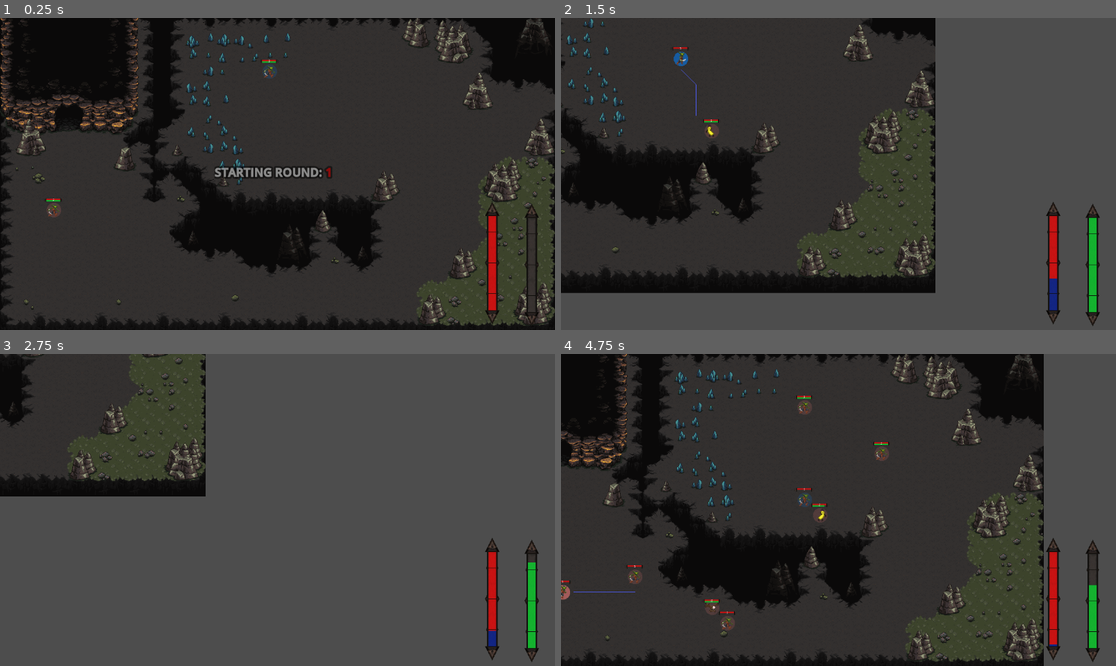
Above: before the commit, frames 1-4 (two rows, left to right).
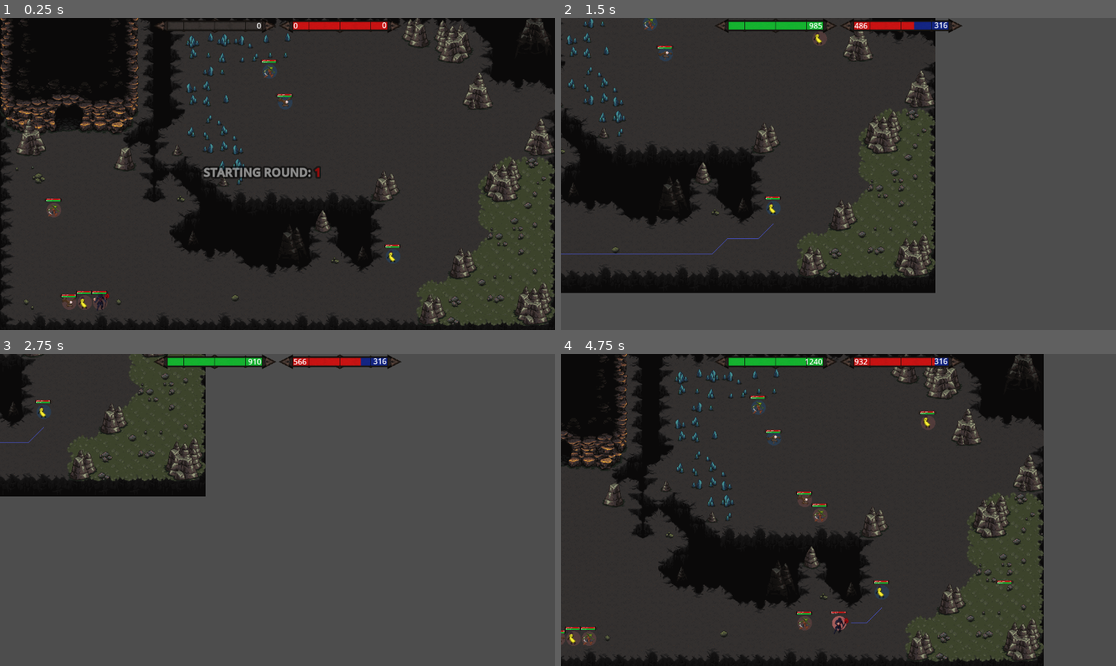
Above: after the commit, the same moments.

Repository: SeeNoirSeeNo/SeeNoHope-The-Final-Bastion
Game: Godot game, scene res://MainScenes/Battle.tscn
Two runs of this game, one before a commit and one after it. Both use one fixed random seed, a clock stepped at 60 frames per second and the inputs below.
Inputs (mouse positions are in pixels of both pictures, inside the frame that each line leads up to):
- Up to frame 1 (0.25 s): no input
- Up to frame 2 (1.5 s): move the mouse to (960, 158) at 0.52 s; hold D (Right) 0.53-1.28 s; hold U (unit) 0.53-1.28 s; click (960, 158) at 0.67 s; move the mouse to (727, 189) at 1.27 s; hold S (Down) from 1.28 s (still down); click (727, 189) at 1.35 s
- Up to frame 3 (2.75 s): tap U (unit) at 1.55 s; move the mouse to (333, 441) at 2.02 s; release S (Down) at 2.03 s; hold D (Right) from 2.03 s (still down); hold U (unit) from 2.03 s (still down)
- Up to frame 4 (4.75 s): move the mouse to (810, 572) at 2.77 s; release D (Right) at 2.78 s; release U (unit) at 2.78 s; hold W (Up) 2.78-3.53 s; tap U (unit) at 2.85, 4.35 s; click (810, 572) at 2.92 s; move the mouse to (1005, 556) at 3.52 s; hold U (unit) 3.53-4.28 s; hold A (Left) from 3.53 s (still down); click (1005, 556) at 3.6 s; move the mouse to (672, 463) at 4.27 s

The runs differ from the first frame. In frame 1, 2.9% of the frame differs, in the area x 8-98%, y 0-99%; in frame 2, 3.3%; in frame 3, 3.0%; in frame 4, 4.3%, in the area x 0-98%, y 0-99%.

Commit message:
fixed timelines

Diff:
--- a/Graphics & UI/Battle_UI/TimeLineBar.gd
+++ b/Graphics & UI/Battle_UI/TimeLineBar.gd
@@ -1,4 +1,5 @@
 extends TextureProgressBar
+@onready var value_label = $ValueLabel
 
 
 func _on_timeline_updated(timeline):
@@ -11,3 +12,4 @@
 	for unit in timeline:
 		combined_tu += unit.current_timeunits
 	value = combined_tu
+	value_label.text = str(combined_tu)
--- a/Graphics & UI/Battle_UI/battle_ui.gd
+++ b/Graphics & UI/Battle_UI/battle_ui.gd
@@ -1,3 +1,4 @@
+
 
 
 extends CanvasLayer
--- a/Graphics & UI/Battle_UI/battle_ui.tscn
+++ b/Graphics & UI/Battle_UI/battle_ui.tscn
@@ -12,21 +12,34 @@
 
 [node name="Control" type="Control" parent="."]
 layout_mode = 3
-anchors_preset = 0
-offset_right = 1152.0
-offset_bottom = 648.0
+anchors_preset = 15
+anchor_right = 1.0
+anchor_bottom = 1.0
+grow_horizontal = 2
+grow_vertical = 2
+
+[node name="HBoxContainer" type="HBoxContainer" parent="Control"]
+layout_mode = 1
+anchors_preset = 15
+anchor_right = 1.0
+anchor_bottom = 1.0
+grow_horizontal = 2
+grow_vertical = 2
+
+[node name="TimeLineBar" parent="Control/HBoxContainer" instance=ExtResource("4_bpllq")]
+layout_mode = 2
+size_flags_horizontal = 10
+
+[node name="PredictionBar" parent="Control/HBoxContainer" instance=ExtResource("5_5aiwx")]
+layout_mode = 2
+size_flags_horizontal = 2
 
 [node name="NextRound" parent="Control" instance=ExtResource("1_dm4j5")]
-layout_mode = 1
-anchors_preset = 8
-anchor_left = 0.5
-anchor_top = 0.5
-anchor_right = 0.5
-anchor_bottom = 0.5
-offset_left = -131.5
-offset_top = -20.0
-offset_right = 131.5
-offset_bottom = 20.0
+layout_mode = 2
+offset_left = 444.5
+offset_top = 304.0
+offset_right = 643.5
+offset_bottom = 952.0
 grow_horizontal = 2
 grow_vertical = 2
 theme_override_colors/font_outline_color = Color(0, 0, 0, 1)
@@ -37,18 +50,5 @@
 theme_override_font_sizes/bold_italics_font_size = 24
 theme_override_font_sizes/mono_font_size = 24
 bbcode_enabled = true
-text = "asdpj sadj poasd koasdkpo asdpo "
+text = "NEXT ROUND: XX"
 autowrap_mode = 0
-
-[node name="TimeLineBar" parent="Control" instance=ExtResource("4_bpllq")]
-layout_mode = 0
-offset_left = 1120.0
-offset_top = 385.0
-offset_right = 1376.0
-offset_bottom = 417.0
-
-[node name="PredictionBar" parent="Control" instance=ExtResource("5_5aiwx")]
-offset_left = 1038.0
-offset_top = 381.0
-offset_right = 1294.0
-offset_bottom = 413.0
--- a/Graphics & UI/Healthbar/PredictionBar.gd
+++ b/Graphics & UI/Healthbar/PredictionBar.gd
@@ -1,4 +1,6 @@
 extends TextureProgressBar
+@onready var player_hp = $PlayerHP
+@onready var enemy_hp = $EnemyHP
 
 func _on_timeline_updated(timeline):
 	var combined_max_hp : int = 0
@@ -7,7 +9,13 @@
 	max_value = combined_max_hp
 
 	var combined_player_hp : int = 0
+	var combined_enemy_hp : int = 0
 	for unit in timeline:
 		if unit.group == "Player":
 			combined_player_hp += unit.current_health_points
+		elif unit.group == "Enemy":
+			combined_enemy_hp += unit.current_health_points
+
 	value = combined_player_hp
+	player_hp.text = str(combined_player_hp)
+	enemy_hp.text = str(combined_enemy_hp)
--- a/Graphics & UI/Healthbar/PredictionBar.tscn
+++ b/Graphics & UI/Healthbar/PredictionBar.tscn
@@ -10,20 +10,29 @@
 offset_left = 32.0
 offset_right = 288.0
 offset_bottom = 32.0
-rotation = 1.5708
 value = 66.0
 fill_mode = 1
 texture_under = ExtResource("1_n2oss")
 texture_over = ExtResource("2_p5hl8")
 texture_progress = ExtResource("3_lhhp8")
 script = ExtResource("4_8ye5v")
+metadata/_edit_use_anchors_ = true
 
-[node name="ValueLabel" type="Label" parent="."]
-visible = false
+[node name="PlayerHP" type="Label" parent="."]
 layout_mode = 0
-offset_left = 98.0
-offset_right = 159.999
-offset_bottom = 26.0
+offset_left = 164.0
+offset_top = 0.519531
+offset_right = 225.999
+offset_bottom = 26.5195
 text = "200"
-horizontal_alignment = 1
+horizontal_alignment = 2
 vertical_alignment = 2
+
+[node name="EnemyHP" type="Label" parent="."]
+layout_mode = 0
+offset_left = 31.0
+offset_top = 0.519993
+offset_right = 92.999
+offset_bottom = 26.52
+text = "200"
+vertical_alignment = 2
--- a/Graphics & UI/Healthbar/Timelinebar.tscn
+++ b/Graphics & UI/Healthbar/Timelinebar.tscn
@@ -10,7 +10,6 @@
 offset_left = 32.0
 offset_right = 288.0
 offset_bottom = 32.0
-rotation = 1.5708
 value = 66.0
 fill_mode = 1
 texture_under = ExtResource("1_rbv2u")
@@ -18,12 +17,20 @@
 texture_progress = ExtResource("3_w8gnu")
 script = ExtResource("4_tqhbh")
 
+[node name="TextLabel" type="Label" parent="."]
+layout_mode = 0
+offset_left = 31.405
+offset_top = -2.545
+offset_right = 151.405
+offset_bottom = 23.455
+theme_override_font_sizes/font_size = 10
+vertical_alignment = 2
+
 [node name="ValueLabel" type="Label" parent="."]
-visible = false
-layout_mode = 0
-offset_left = 98.0
-offset_right = 159.999
-offset_bottom = 26.0
+offset_left = 164.0
+offset_top = 0.52
+offset_right = 225.999
+offset_bottom = 26.52
 text = "200"
-horizontal_alignment = 1
+horizontal_alignment = 2
 vertical_alignment = 2
--- a/Graphics & UI/Healthbar/TimeunitsBar.tscn
+++ b/Graphics & UI/Healthbar/TimeunitsBar.tscn
@@ -18,11 +18,22 @@
 texture_progress = ExtResource("3_07hqk")
 script = ExtResource("4_aauhg")
 
+[node name="TextLabel" type="Label" parent="."]
+layout_mode = 0
+offset_left = 31.4647
+offset_top = 2.12995
+offset_right = 151.465
+offset_bottom = 28.13
+text = "Timeunits"
+vertical_alignment = 1
+
 [node name="ValueLabel" type="Label" parent="."]
 layout_mode = 0
-offset_left = 98.0
-offset_right = 159.999
-offset_bottom = 26.0
+offset_left = 164.019
+offset_top = 2.08995
+offset_right = 226.019
+offset_bottom = 28.0899
+theme_override_font_sizes/font_size = 18
 text = "200"
-horizontal_alignment = 1
+horizontal_alignment = 2
 vertical_alignment = 2
--- a/Graphics & UI/Healthbar/healthbar.gd
+++ b/Graphics & UI/Healthbar/healthbar.gd
@@ -7,8 +7,8 @@
 	value_label.text = str(target_unit.current_health_points)
 	value = target_unit.current_health_points * 100 / target_unit.health_points
 
-func create_floating_label(value, color: Color, velocity: Vector2, duration: float):
+func create_floating_label(text_value, color: Color, velocity: Vector2, duration: float):
 	var label_instance = floating_label_scene.instantiate()
 	add_child(label_instance)
 	label_instance.global_position = self.global_position
-	label_instance.start_floating_label(value, color, velocity, duration)
+	label_instance.start_floating_label(text_value, color, velocity, duration)
--- a/Graphics & UI/Healthbar/healthbar.tscn
+++ b/Graphics & UI/Healthbar/healthbar.tscn
@@ -18,11 +18,21 @@
 texture_progress = ExtResource("3_yvq6c")
 script = ExtResource("4_mxboh")
 
+[node name="TextLabel" type="Label" parent="."]
+layout_mode = 0
+offset_left = 31.4647
+offset_top = 2.12995
+offset_right = 151.465
+offset_bottom = 28.13
+text = "Healthpoints"
+vertical_alignment = 1
+
 [node name="ValueLabel" type="Label" parent="."]
 layout_mode = 0
-offset_left = 98.0
-offset_right = 159.999
-offset_bottom = 26.0
+offset_left = 164.019
+offset_top = 2.09
+offset_right = 226.018
+offset_bottom = 28.09
 text = "200"
-horizontal_alignment = 1
+horizontal_alignment = 2
 vertical_alignment = 2
--- a/MainScenes/Battle.gd
+++ b/MainScenes/Battle.gd
@@ -8,9 +8,11 @@
 @onready var navigation_grid : NavigationGrid = $Agents/NavigationGrid
 @onready var unit_factory : UnitFactory = $Agents/UnitFactory
 @onready var timeline : Timeline = $Agents/Timeline
-@onready var timeline_bar = $Battle_UI/Control/TimeLineBar
-@onready var prediction_bar = $Battle_UI/Control/PredictionBar
+@onready var timeline_bar = $Battle_UI/Control/HBoxContainer/TimeLineBar
+@onready var prediction_bar = $Battle_UI/Control/HBoxContainer/PredictionBar
 @onready var battle_ui = $Battle_UI
+
+
 
 ### VARIABLES ###
 
@@ -21,12 +23,12 @@
 	map_picker.load_map() #Load a map (at random)
 
 	unit_factory.create_unit("CaveGoblin", Vector2i(17,3), "Player", "Player", true)
-#	unit_factory.create_unit("FlyingEye", Vector2i(18,5), "Player", "Player", true)
-#	unit_factory.create_unit("BananaMan", Vector2i(25,15), "Player", "Player", true)
+	unit_factory.create_unit("FlyingEye", Vector2i(18,5), "Player", "Player", true)
+	unit_factory.create_unit("BananaMan", Vector2i(25,15), "Player", "Player", true)
 	unit_factory.create_unit("CaveGoblin", Vector2i(3,12), "Enemy", "Enemy", true)
-#	unit_factory.create_unit("FlyingEye", Vector2i(4,18), "Enemy", "Enemy", true)
-#	unit_factory.create_unit("BananaMan", Vector2i(5,18), "Enemy", "Enemy", true)
-#	unit_factory.create_unit("Necromancer", Vector2i(6,18), "Enemy", "Enemy", true)
+	unit_factory.create_unit("FlyingEye", Vector2i(4,18), "Enemy", "Enemy", true)
+	unit_factory.create_unit("BananaMan", Vector2i(5,18), "Enemy", "Enemy", true)
+	unit_factory.create_unit("Necromancer", Vector2i(6,18), "Enemy", "Enemy", true)
 
 	Audioplayer.play_music(music)
 
--- a/Units/BaseUnit/BaseUnit.gd
+++ b/Units/BaseUnit/BaseUnit.gd
@@ -157,6 +157,7 @@
 		end_turn()
 	else:
 		### END ROUND ###
+		current_timeunits = 0
 		state = State.ROUND_FINISHED
 		is_done_for_the_round = true
 		end_round()
--- a/Units/BaseUnit/Healthbar.gd
+++ /dev/null
@@ -1 +0,0 @@
-extends TextureProgressBar
--- a/Units/Necromancer/Necromancer.tscn
+++ b/Units/Necromancer/Necromancer.tscn
@@ -14,6 +14,150 @@
 [sub_resource type="CircleShape2D" id="CircleShape2D_2pi0q"]
 radius = 9.0
 
+[sub_resource type="Animation" id="Animation_jgxiq"]
+resource_name = "Attack"
+length = 1.3
+tracks/0/type = "value"
+tracks/0/imported = false
+tracks/0/enabled = true
+tracks/0/path = NodePath(".:texture")
+tracks/0/interp = 1
+tracks/0/loop_wrap = true
+tracks/0/keys = {
+"times": PackedFloat32Array(0),
+"transitions": PackedFloat32Array(1),
+"update": 1,
+"values": [ExtResource("3_43voa")]
+}
+tracks/1/type = "value"
+tracks/1/imported = false
+tracks/1/enabled = true
+tracks/1/path = NodePath(".:hframes")
+tracks/1/interp = 1
+tracks/1/loop_wrap = true
+tracks/1/keys = {
+"times": PackedFloat32Array(0),
+"transitions": PackedFloat32Array(1),
+"update": 1,
+"values": [17]
+}
+tracks/2/type = "value"
+tracks/2/imported = false
+tracks/2/enabled = true
+tracks/2/path = NodePath(".:vframes")
+tracks/2/interp = 1
+tracks/2/loop_wrap = true
+tracks/2/keys = {
+"times": PackedFloat32Array(0),
+"transitions": PackedFloat32Array(1),
+"update": 1,
+"values": [7]
+}
+tracks/3/type = "value"
+tracks/3/imported = false
+tracks/3/enabled = true
+tracks/3/path = NodePath(".:frame")
+tracks/3/interp = 1
+tracks/3/loop_wrap = true
+tracks/3/keys = {
+"times": PackedFloat32Array(0, 0.1, 0.2, 0.3, 0.4, 0.5, 0.6, 0.7, 0.8, 0.9, 1, 1.1, 1.2),
+"transitions": PackedFloat32Array(1, 1, 1, 1, 1, 1, 1, 1, 1, 1, 1, 1, 1),
+"update": 1,
+"values": [34, 35, 36, 37, 38, 39, 40, 41, 42, 43, 44, 45, 46]
+}
+
+[sub_resource type="Animation" id="Animation_l7bpe"]
+resource_name = "Attack2"
+length = 1.2
+tracks/0/type = "value"
+tracks/0/imported = false
+tracks/0/enabled = true
+tracks/0/path = NodePath(".:texture")
+tracks/0/interp = 1
+tracks/0/loop_wrap = true
+tracks/0/keys = {
+"times": PackedFloat32Array(0),
+"transitions": PackedFloat32Array(1),
+"update": 1,
+"values": [ExtResource("3_43voa")]
+}
+tracks/1/type = "value"
+tracks/1/imported = false
+tracks/1/enabled = true
+tracks/1/path = NodePath(".:hframes")
+tracks/1/interp = 1
+tracks/1/loop_wrap = true
+tracks/1/keys = {
+"times": PackedFloat32Array(0),
+"transitions": PackedFloat32Array(1),
+"update": 1,
+"values": [17]
+}
+tracks/2/type = "value"
+tracks/2/imported = false
+tracks/2/enabled = true
+tracks/2/path = NodePath(".:frame")
+tracks/2/interp = 1
+tracks/2/loop_wrap = true
+tracks/2/keys = {
+"times": PackedFloat32Array(0, 0.1, 0.2, 0.3, 0.4, 0.5, 0.6, 0.7, 0.8, 0.9, 1, 1.1, 1.2),
+"transitions": PackedFloat32Array(1, 1, 1, 1, 1, 1, 1, 1, 1, 1, 1, 1, 1),
+"update": 1,
+"values": [51, 52, 53, 54, 55, 56, 57, 58, 59, 60, 61, 62, 63]
+}
+tracks/3/type = "value"
+tracks/3/imported = false
+tracks/3/enabled = true
+tracks/3/path = NodePath(".:vframes")
+tracks/3/interp = 1
+tracks/3/loop_wrap = true
+tracks/3/keys = {
+"times": PackedFloat32Array(0),
+"transitions": PackedFloat32Array(1),
+"update": 1,
+"values": [7]
+}
+
+[sub_resource type="Animation" id="Animation_hfcfx"]
+resource_name = "Attack3"
+length = 10.0
+tracks/0/type = "value"
+tracks/0/imported = false
+tracks/0/enabled = true
+tracks/0/path = NodePath(".:texture")
+tracks/0/interp = 1
+tracks/0/loop_wrap = true
+tracks/0/keys = {
+"times": PackedFloat32Array(0),
+"transitions": PackedFloat32Array(1),
+"update": 1,
+"values": [ExtResource("3_43voa")]
+}
+tracks/1/type = "value"
+tracks/1/imported = false
+tracks/1/enabled = true
+tracks/1/path = NodePath(".:hframes")
+tracks/1/interp = 1
+tracks/1/loop_wrap = true
+tracks/1/keys = {
+"times": PackedFloat32Array(0),
+"transitions": PackedFloat32Array(1),
+"update": 1,
+"values": [17]
+}
+tracks/2/type = "value"
+tracks/2/imported = false
+tracks/2/enabled = true
+tracks/2/path = NodePath(".:vframes")
+tracks/2/interp = 1
+tracks/2/loop_wrap = true
+tracks/2/keys = {
+"times": PackedFloat32Array(0),
+"transitions": PackedFloat32Array(1),
+"update": 1,
+"values": [7]
+}
+
 [sub_resource type="Animation" id="Animation_p35y8"]
 resource_name = "Death"
 length = 0.8
@@ -301,150 +445,6 @@
 "transitions": PackedFloat32Array(1, 1, 1, 1, 1),
 "update": 1,
 "values": [85, 86, 87, 88, 89]
-}
-tracks/3/type = "value"
-tracks/3/imported = false
-tracks/3/enabled = true
-tracks/3/path = NodePath(".:vframes")
-tracks/3/interp = 1
-tracks/3/loop_wrap = true
-tracks/3/keys = {
-"times": PackedFloat32Array(0),
-"transitions": PackedFloat32Array(1),
-"update": 1,
-"values": [7]
-}
-
-[sub_resource type="Animation" id="Animation_hfcfx"]
-resource_name = "Attack3"
-length = 10.0
-tracks/0/type = "value"
-tracks/0/imported = false
-tracks/0/enabled = true
-tracks/0/path = NodePath(".:texture")
-tracks/0/interp = 1
-tracks/0/loop_wrap = true
-tracks/0/keys = {
-"times": PackedFloat32Array(0),
-"transitions": PackedFloat32Array(1),
-"update": 1,
-"values": [ExtResource("3_43voa")]
-}
-tracks/1/type = "value"
-tracks/1/imported = false
-tracks/1/enabled = true
-tracks/1/path = NodePath(".:hframes")
-tracks/1/interp = 1
-tracks/1/loop_wrap = true
-tracks/1/keys = {
-"times": PackedFloat32Array(0),
-"transitions": PackedFloat32Array(1),
-"update": 1,
-"values": [17]
-}
-tracks/2/type = "value"
-tracks/2/imported = false
-tracks/2/enabled = true
-tracks/2/path = NodePath(".:vframes")
-tracks/2/interp = 1
-tracks/2/loop_wrap = true
-tracks/2/keys = {
-"times": PackedFloat32Array(0),
-"transitions": PackedFloat32Array(1),
-"update": 1,
-"values": [7]
-}
-
-[sub_resource type="Animation" id="Animation_jgxiq"]
-resource_name = "Attack"
-length = 1.3
-tracks/0/type = "value"
-tracks/0/imported = false
-tracks/0/enabled = true
-tracks/0/path = NodePath(".:texture")
-tracks/0/interp = 1
-tracks/0/loop_wrap = true
-tracks/0/keys = {
-"times": PackedFloat32Array(0),
-"transitions": PackedFloat32Array(1),
-"update": 1,
-"values": [ExtResource("3_43voa")]
-}
-tracks/1/type = "value"
-tracks/1/imported = false
-tracks/1/enabled = true
-tracks/1/path = NodePath(".:hframes")
-tracks/1/interp = 1
-tracks/1/loop_wrap = true
-tracks/1/keys = {
-"times": PackedFloat32Array(0),
-"transitions": PackedFloat32Array(1),
-"update": 1,
-"values": [17]
-}
-tracks/2/type = "value"
-tracks/2/imported = false
-tracks/2/enabled = true
-tracks/2/path = NodePath(".:vframes")
-tracks/2/interp = 1
-tracks/2/loop_wrap = true
-tracks/2/keys = {
-"times": PackedFloat32Array(0),
-"transitions": PackedFloat32Array(1),
-"update": 1,
-"values": [7]
-}
-tracks/3/type = "value"
-tracks/3/imported = false
-tracks/3/enabled = true
-tracks/3/path = NodePath(".:frame")
-tracks/3/interp = 1
-tracks/3/loop_wrap = true
-tracks/3/keys = {
-"times": PackedFloat32Array(0, 0.1, 0.2, 0.3, 0.4, 0.5, 0.6, 0.7, 0.8, 0.9, 1, 1.1, 1.2),
-"transitions": PackedFloat32Array(1, 1, 1, 1, 1, 1, 1, 1, 1, 1, 1, 1, 1),
-"update": 1,
-"values": [34, 35, 36, 37, 38, 39, 40, 41, 42, 43, 44, 45, 46]
-}
-
-[sub_resource type="Animation" id="Animation_l7bpe"]
-resource_name = "Attack2"
-length = 1.2
-tracks/0/type = "value"
-tracks/0/imported = false
-tracks/0/enabled = true
-tracks/0/path = NodePath(".:texture")
-tracks/0/interp = 1
-tracks/0/loop_wrap = true
-tracks/0/keys = {
-"times": PackedFloat32Array(0),
-"transitions": PackedFloat32Array(1),
-"update": 1,
-"values": [ExtResource("3_43voa")]
-}
-tracks/1/type = "value"
-tracks/1/imported = false
-tracks/1/enabled = true
-tracks/1/path = NodePath(".:hframes")
-tracks/1/interp = 1
-tracks/1/loop_wrap = true
-tracks/1/keys = {
-"times": PackedFloat32Array(0),
-"transitions": PackedFloat32Array(1),
-"update": 1,
-"values": [17]
-}
-tracks/2/type = "value"
-tracks/2/imported = false
-tracks/2/enabled = true
-tracks/2/path = NodePath(".:frame")
-tracks/2/interp = 1
-tracks/2/loop_wrap = true
-tracks/2/keys = {
-"times": PackedFloat32Array(0, 0.1, 0.2, 0.3, 0.4, 0.5, 0.6, 0.7, 0.8, 0.9, 1, 1.1, 1.2),
-"transitions": PackedFloat32Array(1, 1, 1, 1, 1, 1, 1, 1, 1, 1, 1, 1, 1),
-"update": 1,
-"values": [51, 52, 53, 54, 55, 56, 57, 58, 59, 60, 61, 62, 63]
 }
 tracks/3/type = "value"
 tracks/3/imported = false
@@ -480,11 +480,11 @@
 attack_sound = ExtResource("3_ykpxq")
 death_sound = ExtResource("4_8orpv")
 hit_sound = ExtResource("4_d56of")
-health_points = 100
-base_min_damage = 30
-base_max_damage = 50
+health_points = 70
+base_min_damage = 25
+base_max_damage = 44
 move_cost = 10
-attack_cost = 50
+attack_cost = 61
 wait_cost = 5
 
 [node name="CollisionShape2D" type="CollisionShape2D" parent="."]
